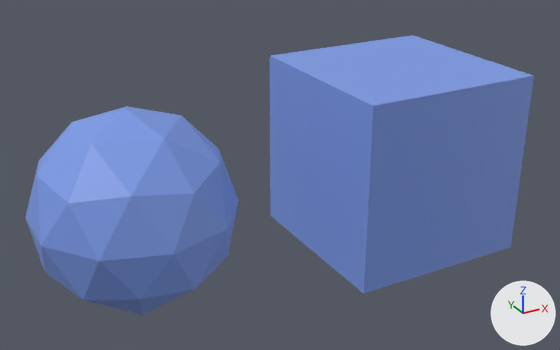
A saved change to the Blender file demo/demo_scene.blend.
Both versions are drawn from a 50 mm camera at (-3.49, -6.5, 3.26) aimed at (0.08, -0.01, 0.02). Arrows for +X, +Y and +Z are at lower right; the lights stay in place.
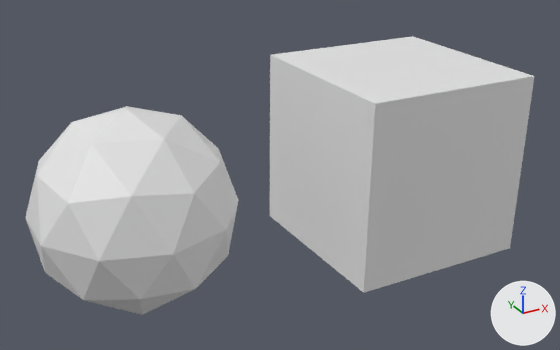
Location of each change, (x1, y1, x2, y2) in pixels of the pictures (560 x 350 px):
```json
{"object": "Cube", "change": "recoloured, turned", "before": [270, 35, 534, 293], "after": [270, 36, 534, 293], "on screen": "blue to grey"}
{"object": "Icosphere", "change": "recoloured", "before": [25, 106, 239, 315], "after": [25, 106, 239, 315], "on screen": "blue to white"}
```

The change, as JSON lines over the scene's bpy script:
```json
{"block": "me_x", "where": "me_x.from_pydata(...)  # 8 vertices, 6 faces; spans x -1.0..1.0, y -1.0..1.0, z -1.0..1.0"}
{"op": "remove", "block": "me_x", "code": "me_x.materials.append(mat_godot)  # blue #7b9ae7"}
{"block": "me_001", "where": "me_001.from_pydata(...)  # 42 vertices, 80 faces; spans x -0.95..0.95, y -1.0..1.0, z -1.0..1.0"}
{"op": "remove", "block": "me_001", "code": "me_001.materials.append(mat_godot)  # blue #7b9ae7"}
{"op": "set", "path": "ob_cube.rotation_euler", "old": "(0.0, 0.0, 0.0)", "new": "(-0.00376, 0.0136, 0.00627)", "note": "degrees (0, 0, 0) -> degrees (-0.2, 0.8, 0.4)"}
```
